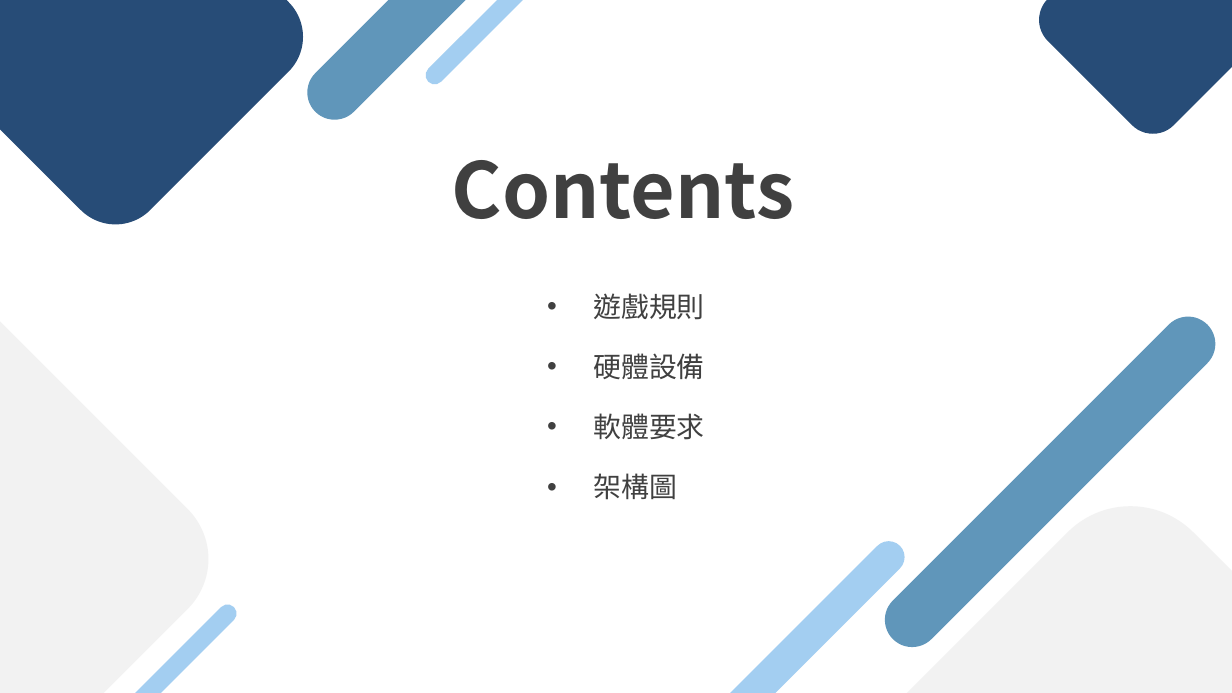
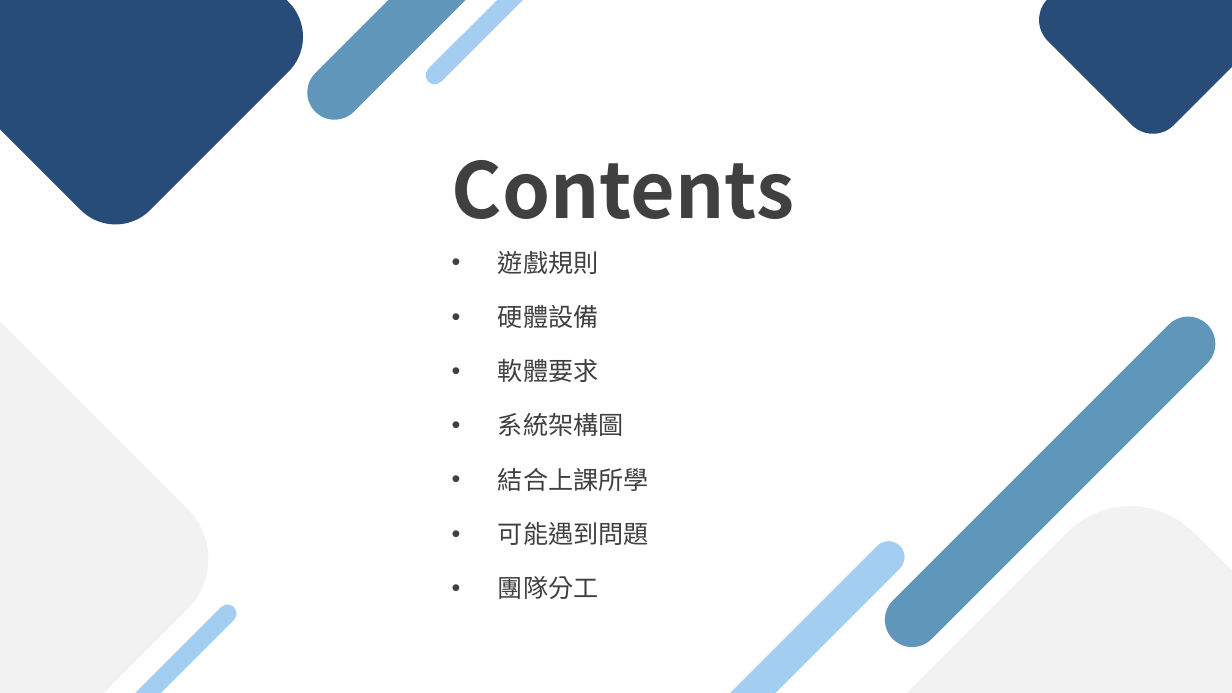
Before and after one commit to kerry96164/2024-EOS-FinalProject, a slide deck: slide 2 of final_project.pptx. Drawn at 1232x693 pixels with LibreOffice and Linux fonts; fonts in the diff are those of the drawing. Boxes give left, top, right and bottom in pixels: in the first picture for what was removed or moved away, otherwise in the second. Text is boxed around its words. In the diff, an @@ line names an element or a change of style, - is before the commit and + after.

```diff
--- a/final_project.pptx
+++ b/final_project.pptx
@@ text "遊戲規則": place and size @@
-text "遊戲規則" at bbox=[593, 293, 704, 500]
+text "遊戲規則" at bbox=[498, 251, 649, 599]
@@ text at bbox=[498, 251, 598, 382]: size 21.7 to 19.6 pt in "遊戲規則", "硬體設備", "軟體要求" @@
@@ text at bbox=[498, 413, 649, 599]: text changed; size 21.7 to 19.6 pt @@
-• 架構圖
+• 系統架構圖
+• 結合上課所學
+• 可能遇到問題
+• 團隊分工
```
Also in this commit, not shown: 6 other slides changed, 8 slides added, 4 other files.
